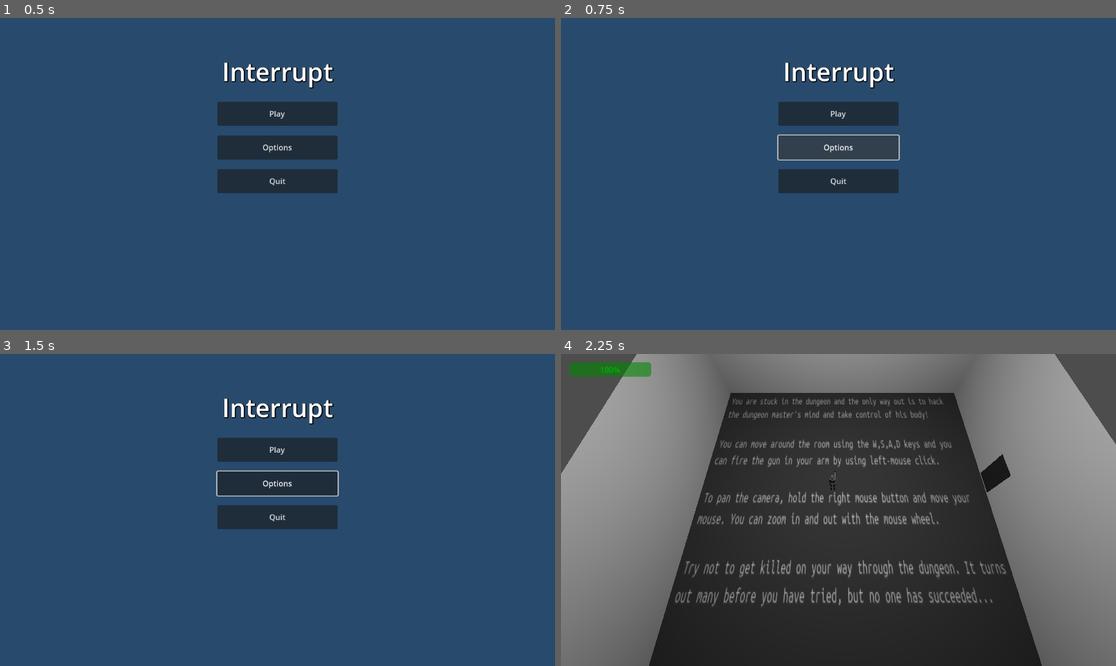
Above: before the commit, frames 1-4 (two rows, left to right).
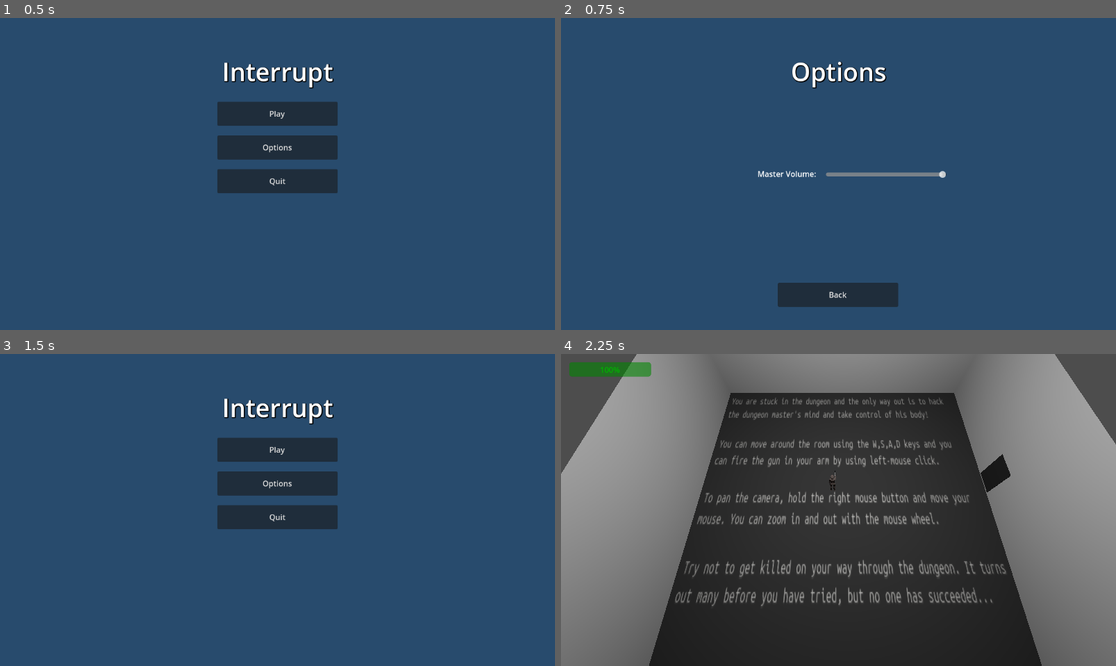
Above: after the commit, the same moments.

Repository: covmoore/interrupt-game-jam
Game: Godot game, scene res://maps/mainmenu.tscn
The game is run twice, just before and just after one commit, with the same random seed, the same clock (stepped at 60 frames per second) and the same inputs. Sound files missing from this copy of the repository are replaced by a short silence.
Inputs (mouse positions are in pixels of both pictures, inside the frame that each line leads up to):
- Up to frame 1 (0.5 s): no input
- Up to frame 2 (0.75 s): click "Options" at 0.5 s
- Up to frame 3 (1.5 s): click (277, 631) at 1.25 s, where only the run after the commit has a clickable "Back"
- Up to frame 4 (2.25 s): click "Play" at 2 s

Frame 1 is identical in both runs. In frame 2, 7.8% of the frame differs, in the area x 35-70%, y 14-93%; in frame 3, 0.2%; in frame 4, nothing differs.

Commit message:
volume slider in menu

Diff:
--- /dev/null
+++ b/maps/options.tscn
@@ -0,0 +1,115 @@
+[gd_scene load_steps=7 format=3 uid="uid://dtp5d61cf3e6x"]
+
+[ext_resource type="Script" path="res://scripts/ui/options.gd" id="1_gvfr1"]
+[ext_resource type="Script" path="res://scripts/ui/volume_slider.gd" id="2_ecmuj"]
+
+[sub_resource type="Gradient" id="Gradient_3ws1x"]
+offsets = PackedFloat32Array(0)
+colors = PackedColorArray(0.160784, 0.298039, 0.427451, 1)
+
+[sub_resource type="GradientTexture1D" id="GradientTexture1D_0ay50"]
+gradient = SubResource("Gradient_3ws1x")
+
+[sub_resource type="SystemFont" id="SystemFont_yva7q"]
+
+[sub_resource type="LabelSettings" id="LabelSettings_iskjw"]
+font = SubResource("SystemFont_yva7q")
+font_size = 52
+shadow_size = 5
+shadow_color = Color(0, 0, 0, 1)
+
+[node name="Options" type="Control" node_paths=PackedStringArray("back_button")]
+layout_mode = 3
+anchors_preset = 15
+anchor_right = 1.0
+anchor_bottom = 1.0
+grow_horizontal = 2
+grow_vertical = 2
+script = ExtResource("1_gvfr1")
+back_button = NodePath("Background/Back")
+
+[node name="Background" type="TextureRect" parent="."]
+layout_mode = 1
+anchors_preset = 15
+anchor_right = 1.0
+anchor_bottom = 1.0
+grow_horizontal = 2
+grow_vertical = 2
+texture = SubResource("GradientTexture1D_0ay50")
+
+[node name="Title" type="Label" parent="Background"]
+layout_mode = 1
+anchors_preset = 5
+anchor_left = 0.5
+anchor_right = 0.5
+offset_left = -125.0
+offset_top = 75.0
+offset_right = 125.0
+offset_bottom = 147.0
+grow_horizontal = 2
+text = "Options"
+label_settings = SubResource("LabelSettings_iskjw")
+horizontal_alignment = 1
+vertical_alignment = 1
+
+[node name="Settings" type="VBoxContainer" parent="Background"]
+layout_mode = 1
+anchors_preset = 8
+anchor_left = 0.5
+anchor_top = 0.5
+anchor_right = 0.5
+anchor_bottom = 0.5
+offset_left = -26.0
+offset_top = -174.0
+offset_right = 224.0
+offset_bottom = 176.0
+grow_horizontal = 2
+grow_vertical = 2
+theme_override_constants/separation = 20
+alignment = 1
+
+[node name="MasterVolumeSlider" type="HSlider" parent="Background/Settings"]
+layout_mode = 2
+max_value = 1.0
+step = 0.001
+value = 1.0
+script = ExtResource("2_ecmuj")
+bus_name = "Master"
+
+[node name="Labels" type="VBoxContainer" parent="Background"]
+layout_mode = 1
+anchors_preset = 8
+anchor_left = 0.5
+anchor_top = 0.5
+anchor_right = 0.5
+anchor_bottom = 0.5
+offset_left = -296.0
+offset_top = -175.0
+offset_right = -46.0
+offset_bottom = 175.0
+grow_horizontal = 2
+grow_vertical = 2
+theme_override_constants/separation = 20
+alignment = 1
+
+[node name="MasterVolume" type="Label" parent="Background/Labels"]
+layout_mode = 2
+text = "Master Volume:"
+horizontal_alignment = 2
+
+[node name="Back" type="Button" parent="Background"]
+custom_minimum_size = Vector2(200, 50)
+layout_mode = 1
+anchors_preset = 7
+anchor_left = 0.5
+anchor_top = 1.0
+anchor_right = 0.5
+anchor_bottom = 1.0
+offset_left = -126.0
+offset_top = -98.0
+offset_right = 124.0
+offset_bottom = -48.0
+grow_horizontal = 2
+grow_vertical = 0
+text = "Back
+"
--- a/scripts/ui/main_menu.gd
+++ b/scripts/ui/main_menu.gd
@@ -9,7 +9,7 @@
 	get_tree().change_scene_to_file("res://maps/dungeon.tscn")
 
 func _on_OptionsButton_pressed():
-	print("implement this later")
+	get_tree().change_scene_to_file("res://maps/options.tscn")
 
 func _on_QuitButton_pressed():
 	get_tree().quit(0)
--- /dev/null
+++ b/scripts/ui/options.gd
@@ -0,0 +1,9 @@
+extends Control
+
+@export var back_button: Button = null
+
+func  _ready() -> void:
+	back_button.connect("pressed", _on_back_button_pressed)
+
+func _on_back_button_pressed():
+	get_tree().change_scene_to_file("res://maps/mainmenu.tscn")
--- /dev/null
+++ b/scripts/ui/volume_slider.gd
@@ -0,0 +1,19 @@
+extends HSlider
+
+@export var bus_name: String
+
+var bus_index: int
+
+func _ready():
+	bus_index = AudioServer.get_bus_index(bus_name)
+	value_changed.connect(_on_value_changed)
+
+	value = db_to_linear(
+		AudioServer.get_bus_volume_db(bus_index)
+	)
+
+func _on_value_changed(value: float):
+	AudioServer.set_bus_volume_db(
+		bus_index,
+		linear_to_db(value)
+	)
